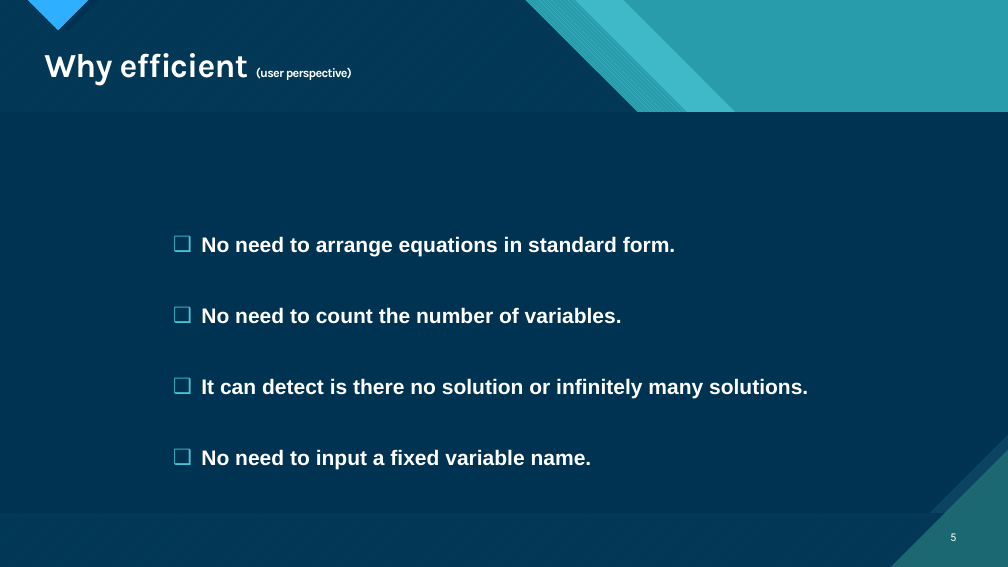
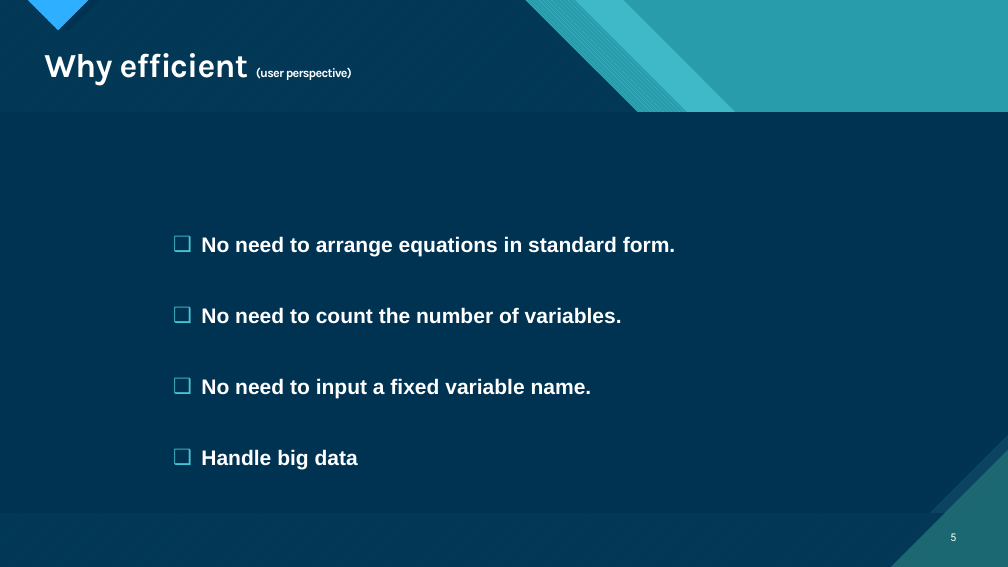
Before and after one commit to mdSakibAlHasan/SPL-1, a slide deck: slide 5 of Slide.pptx. Drawn at 1008x567 pixels with LibreOffice and Linux fonts; fonts in the diff are those of the drawing. Boxes give left, top, right and bottom in pixels: in the first picture for what was removed or moved away, otherwise in the second. Text is boxed around its words. In the diff, an @@ line names an element or a change of style, - is before the commit and + after.

```diff
--- a/Slide.pptx
+++ b/Slide.pptx
@@ text at [201, 378, 808, 399]: paragraph removed @@
-❑ It can detect is there no solution or infinitely many solutions.
@@ text at [201, 449, 358, 470]: paragraph added @@
+❑ Handle big data
```
Also in this commit, not shown: 4 other slides changed, 4 other files.
